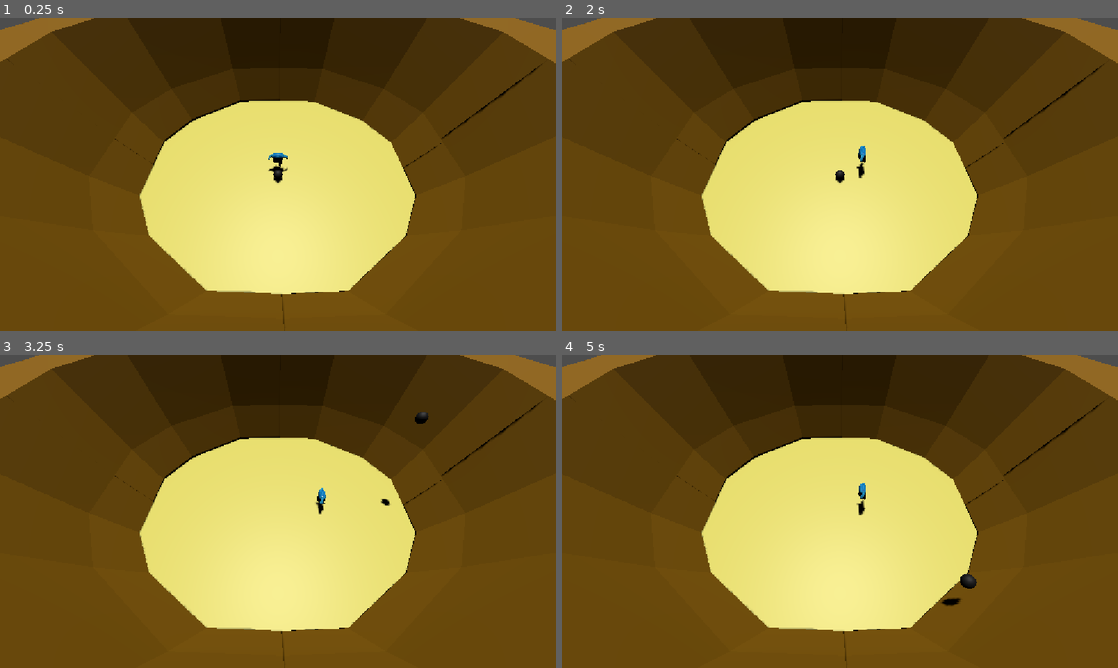
Above: before the commit, frames 1-4 (two rows, left to right).
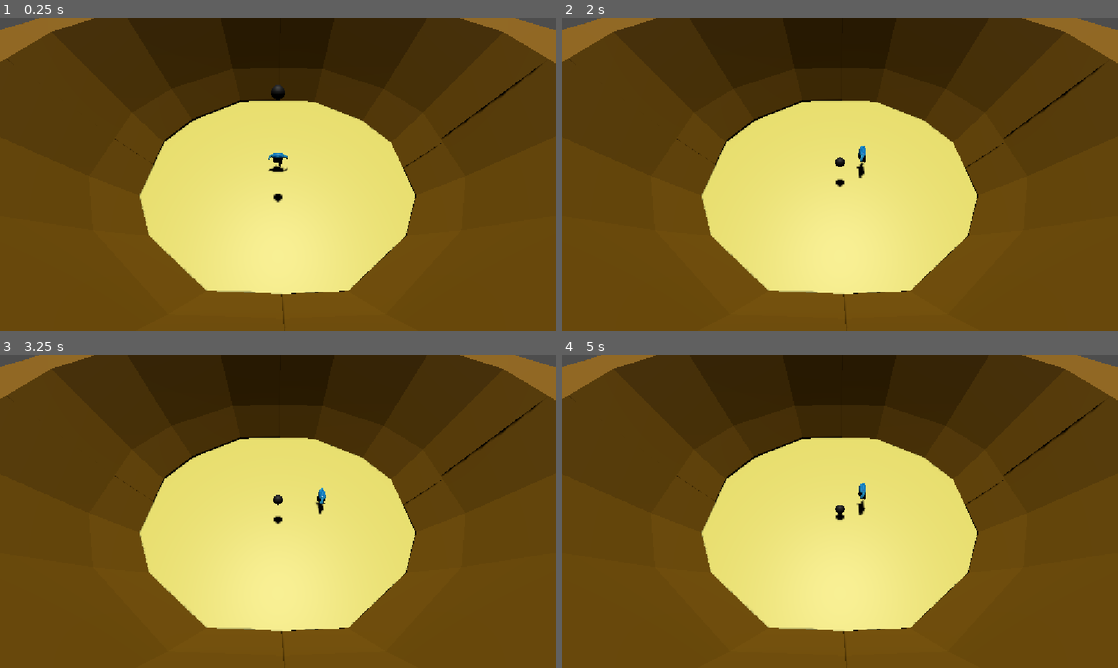
Above: after the commit, the same moments.

Repository: wildevi26250-tech/tcob
Game: Godot game, scene res://Main.tscn
Two runs of this game, one before a commit and one after it. Both use one fixed random seed, a clock stepped at 60 frames per second and the inputs below. Before the commit the project has no main scene; this scene is started directly in both runs.
Inputs (mouse positions are in pixels of both pictures, inside the frame that each line leads up to):
- Up to frame 1 (0.25 s): no input
- Up to frame 2 (2 s): tap Enter at 0.5 s; move the mouse to (962, 158) at 0.52 s; hold D (right) 0.53-1.25 s; click (962, 158) at 0.67 s; tap Space (Jump) at 0.77 s; drag from (728, 190) to (812, 237) at 1.27 s
- Up to frame 3 (3.25 s): move the mouse to (333, 442) at 2.02 s; hold D (right) 2.03-2.75 s; drag from (250, 574) to (111, 464) at 2.77 s
- Up to frame 4 (5 s): move the mouse to (1006, 558) at 3.52 s; hold A (left) 3.53-4.25 s; tap Space (Jump) at 3.77 s; drag from (673, 464) to (756, 433) at 4.27 s

The runs differ from the first frame. In frame 1, 0.2% of the frame differs, in the area x 48-52%, y 21-60%; in frame 2, 0.1%; in frame 3, 0.2%; in frame 4, 0.3%, in the area x 49-75%, y 48-81%.

Commit message:
Added stuff and some anims

Diff:
--- a/Enemy.tscn
+++ b/Enemy.tscn
@@ -13,6 +13,66 @@
 
 [sub_resource type="SphereShape3D" id="SphereShape3D_p3a75"]
 radius = 0.9551661
+
+[sub_resource type="Animation" id="Animation_2hac7"]
+resource_name = "Bounce"
+tracks/0/type = "value"
+tracks/0/imported = false
+tracks/0/enabled = true
+tracks/0/path = NodePath("RigidBody3D/MeshInstance3D:position")
+tracks/0/interp = 1
+tracks/0/loop_wrap = true
+tracks/0/keys = {
+"times": PackedFloat32Array(0, 0.13333334, 0.39, 1),
+"transitions": PackedFloat32Array(-2, -2, -2, -2),
+"update": 0,
+"values": [Vector3(0, 0, 0), Vector3(0, -0.27914482, 0), Vector3(0, -0.27914482, 0), Vector3(0, 0, 0)]
+}
+tracks/1/type = "value"
+tracks/1/imported = false
+tracks/1/enabled = true
+tracks/1/path = NodePath("RigidBody3D/MeshInstance3D:scale")
+tracks/1/interp = 1
+tracks/1/loop_wrap = true
+tracks/1/keys = {
+"times": PackedFloat32Array(0, 0.13333334, 0.39, 1),
+"transitions": PackedFloat32Array(-2, -2, -2, -2),
+"update": 0,
+"values": [Vector3(1, 1, 1), Vector3(1, 0.585, 1), Vector3(1, 0.585, 1), Vector3(1, 1, 1)]
+}
+
+[sub_resource type="Animation" id="Animation_e6d4v"]
+length = 0.001
+tracks/0/type = "value"
+tracks/0/imported = false
+tracks/0/enabled = true
+tracks/0/path = NodePath("RigidBody3D/MeshInstance3D:position")
+tracks/0/interp = 1
+tracks/0/loop_wrap = true
+tracks/0/keys = {
+"times": PackedFloat32Array(0),
+"transitions": PackedFloat32Array(1),
+"update": 0,
+"values": [Vector3(0, 0, 0)]
+}
+tracks/1/type = "value"
+tracks/1/imported = false
+tracks/1/enabled = true
+tracks/1/path = NodePath("RigidBody3D/MeshInstance3D:scale")
+tracks/1/interp = 1
+tracks/1/loop_wrap = true
+tracks/1/keys = {
+"times": PackedFloat32Array(0),
+"transitions": PackedFloat32Array(1),
+"update": 0,
+"values": [Vector3(1, 1, 1)]
+}
+
+[sub_resource type="AnimationLibrary" id="AnimationLibrary_qp131"]
+_data = {
+&"Bounce": SubResource("Animation_2hac7"),
+&"RESET": SubResource("Animation_e6d4v")
+}
 
 [node name="Node3D" type="CharacterBody3D" unique_id=1831731075]
 script = ExtResource("1_tt7e2")
@@ -31,4 +91,7 @@
 [node name="Timer" type="Timer" parent="." unique_id=1820526268]
 wait_time = 2.0
 
+[node name="AnimationPlayer" type="AnimationPlayer" parent="." unique_id=637963307]
+libraries/ = SubResource("AnimationLibrary_qp131")
+
 [connection signal="timeout" from="Timer" to="RigidBody3D" method="_on_timer_timeout"]
--- a/Main.tscn
+++ b/Main.tscn
@@ -14,7 +14,7 @@
 transform = Transform3D(4, 0, 0, 0, 4, 0, 0, 0, 4, 0, -1.2340775, 0)
 
 [node name="Node3D" parent="." unique_id=1831731075 instance=ExtResource("3_r0du0")]
-transform = Transform3D(1, 0, 0, 0, 1, 0, 0, 0, 1, 0, 0.87800217, 3.0295448)
+transform = Transform3D(1, 0, 0, 0, 1, 0, 0, 0, 1, 0, 19.530453, 3.0295448)
 
 [node name="WorldEnvironment" type="WorldEnvironment" parent="." unique_id=1814773619]
 
--- a/enemy.gd
+++ b/enemy.gd
@@ -17,9 +17,10 @@
 func _physics_process(delta: float) -> void:
 	if is_on_floor():
 		Global.on_floor = 1
+		print("AAA")
 	else:
 		Global.on_floor = 0
-
+	move_and_slide()
 
 func _on_timer_timeout() -> void:
 	Global.jump = 1
--- a/global.gd
+++ b/global.gd
@@ -2,6 +2,7 @@
 
 var on_floor = 0
 var jump = 0
+var on_wall = 0
 # Called when the node enters the scene tree for the first time.
 func _ready() -> void:
 	pass # Replace with function body.
--- a/project.godot
+++ b/project.godot
@@ -11,6 +11,7 @@
 [application]
 
 config/name="tcob"
+run/main_scene="uid://c20of65jq2mwp"
 config/features=PackedStringArray("4.7", "GL Compatibility")
 config/icon="res://icon.svg"
 
@@ -41,7 +42,8 @@
 
 Jump={
 "deadzone": 0.2,
-"events": [Object(InputEventKey,"resource_local_to_scene":fa …(140 unchanged characters)… d":false,"keycode":0,"physical_keycode":32,"key_label":0,"unicode":32,"location":0,"echo":false,"script":null)
+"events": [Object(InputEventKey,"resource_local_to_scene":fa …(140 unchanged characters)… d":false,"keycode":0,"physical_keycode":90,"key_label":0,"unicode":122,"location":0,"echo":false,"script":null)
+, Object(InputEventKey,"resource_local_to_scene":false,"resource_name":"","device":-1,"window_id":0,"alt_pressed":false,"shift_pressed":false,"ctrl_pressed":false,"meta_pressed":false,"pressed":false,"keycode":0,"physical_keycode":32,"key_label":0,"unicode":32,"location":0,"echo":false,"script":null)
 ]
 }
 forward={
@@ -64,6 +66,11 @@
 "events": [Object(InputEventKey,"resource_local_to_scene":false,"resource_name":"","device":-1,"window_id":0,"alt_press …(192 unchanged characters)…
 ]
 }
+Sheild={
+"deadzone": 0.2,
+"events": [Object(InputEventKey,"resource_local_to_scene":false,"resource_name":"","device":-1,"window_id":0,"alt_pressed":false,"shift_pressed":false,"ctrl_pressed":false,"meta_pressed":false,"pressed":false,"keycode":0,"physical_keycode":88,"key_label":0,"unicode":120,"location":0,"echo":false,"script":null)
+]
+}
 
 [physics]
 
--- a/rigid_body_3d.gd
+++ b/rigid_body_3d.gd
@@ -11,7 +11,15 @@
 func _physics_process(delta: float) -> void:
 	linear_velocity.y -= 0.0918
 
+func _process(delta: float) -> void:
+	if Global.on_floor == 1:
+		linear_velocity.x += randf_range(-50, 50)
+		linear_velocity.z += randf_range(-50, 50)
+		linear_velocity.y += randf_range(1, 50)
+	elif Global.on_wall == 1:
+		linear_velocity.x += randf_range(-50, 50)
+		linear_velocity.z += randf_range(-50, 50)
+		linear_velocity.y += randf_range(1, 50)
+
 func _on_timer_timeout() -> void:
-	linear_velocity.x += randf_range(-50, 50)
-	linear_velocity.z += randf_range(-50, 50)
-	linear_velocity.y += randf_range(1, 50)
+	pass
